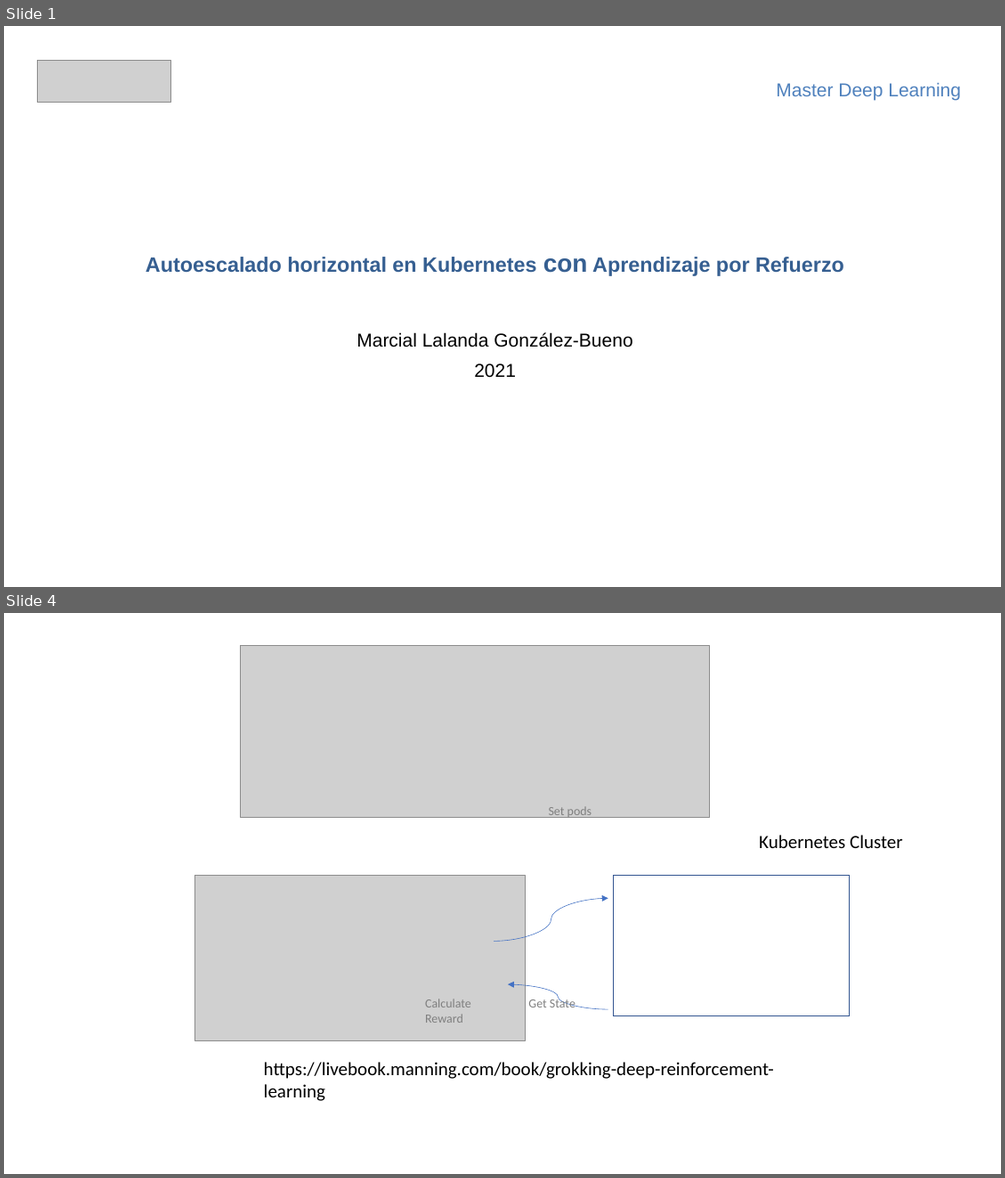
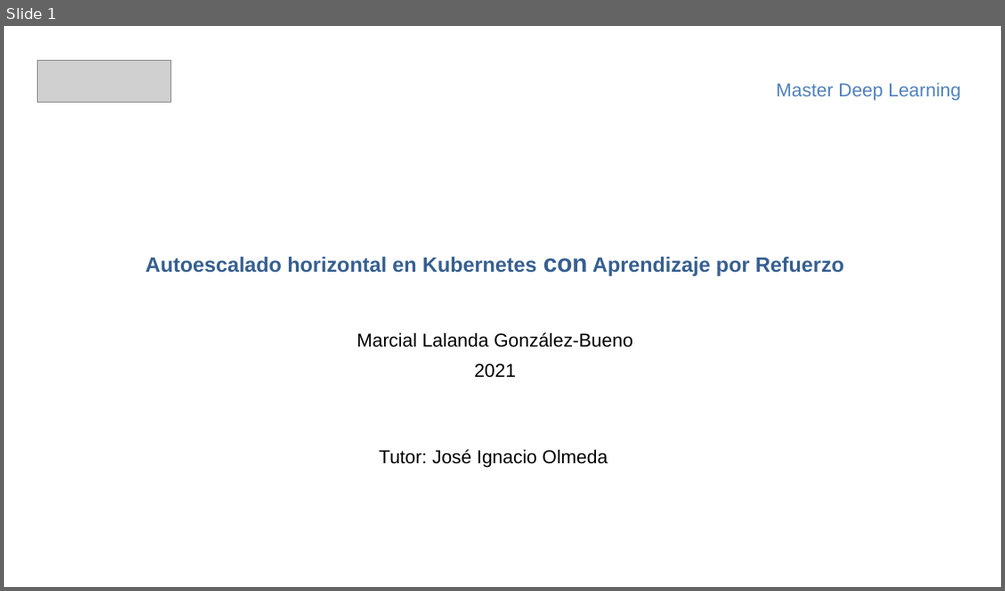
Before and after one commit to mlalandag/HPAwDRL, a slide deck: doc/HpaWithDrl.pptx. Shown one above the other, each under a label of ours: slides 1 and 4 before the commit, slide 1 after it; the slides between them are not shown. The pictures are 1005x1178 and 1005x591 pixels, drawn with LibreOffice and Linux fonts; fonts in the diff are those of the drawing; grey boxes stand for pictures. Boxes give left, top, right and bottom in pixels: in the first picture for what was removed or moved away, otherwise in the second. Text is boxed around its words. In the diff, an @@ line names an element or a change of style, - is before the commit and + after.

```diff
--- a/doc/HpaWithDrl.pptx
+++ b/doc/HpaWithDrl.pptx
@@ slide 4 removed at <box>4,613,1001,1174</box>, background #FFFFFF @@
@@ picture removed at <box>241,646,709,817</box> @@
@@ text removed at <box>549,807,592,819</box> @@
-Set pods
@@ text removed at <box>759,835,903,848</box> @@
-Kubernetes Cluster
@@ picture removed at <box>194,876,526,1041</box> @@
@@ rectangle removed at <box>614,876,849,1016</box> @@
@@ curved arrow removed from (494, 941) to (608, 898) @@
@@ curved arrow removed from (608, 1009) to (508, 985) @@
@@ text removed at <box>425,998,471,1022</box> @@
-Calculate Reward
@@ text removed at <box>528,997,575,1007</box> @@
-Get State
@@ text removed at <box>264,1062,774,1101</box> @@
-https://livebook.manning.com/book/grokking-deep-reinforcement-learning
@@ slide 1 changed as well @@
@@ text added at <box>379,449,607,467</box>, 18 pt, text #000000 @@
+Tutor: José Ignacio Olmeda
```
Also in this commit, not shown: 7 other slides changed, 8 slides added, 5 other slides removed, 1 other file.
